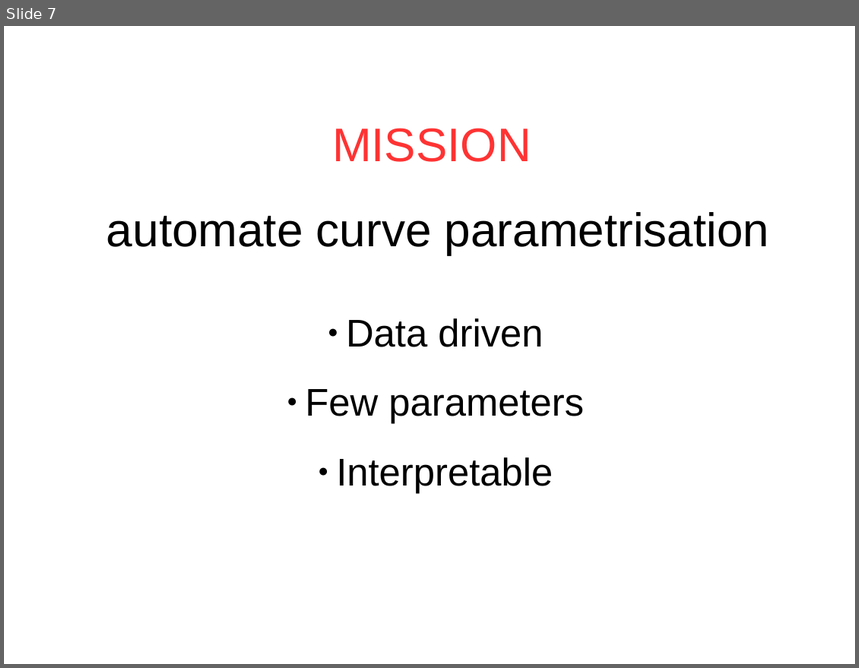
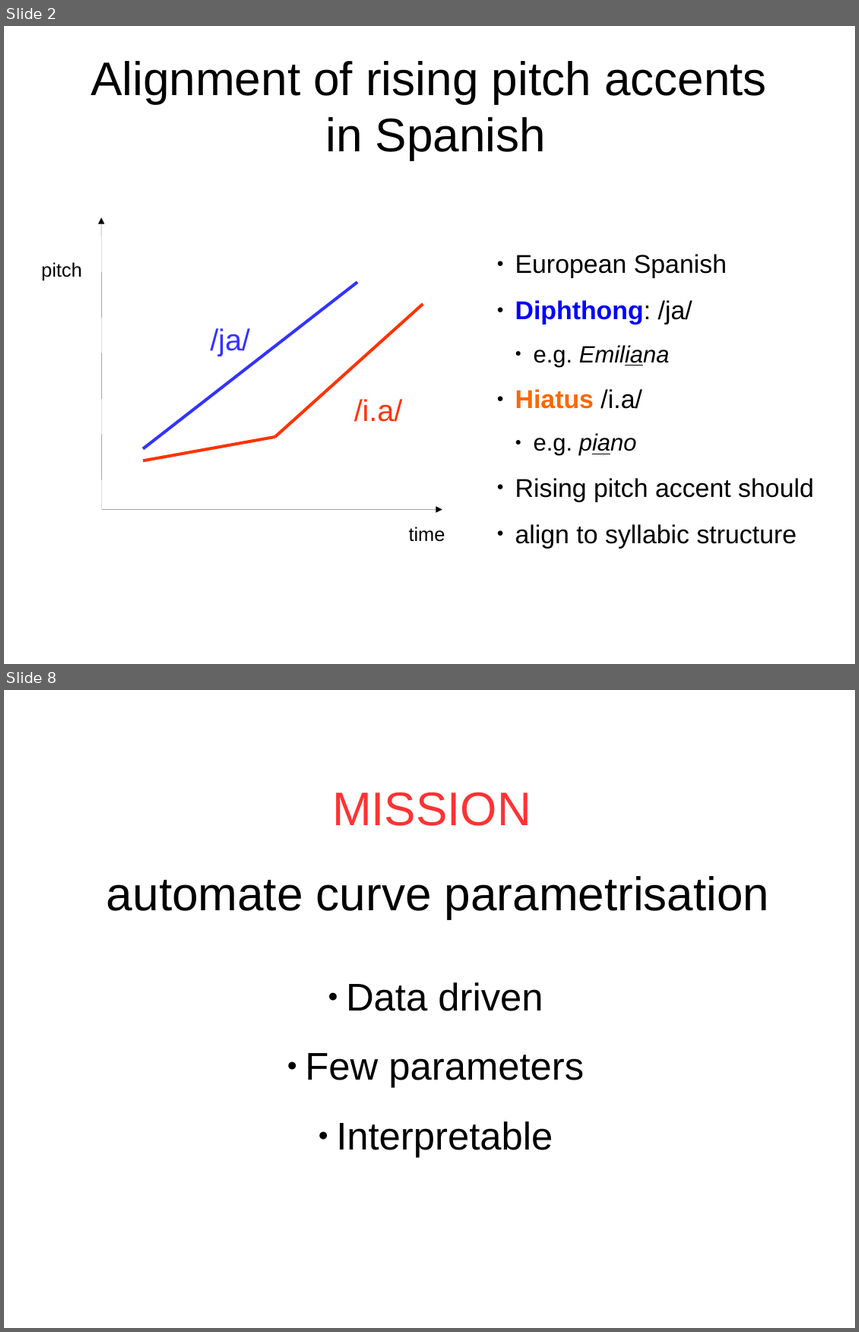
Before and after one commit to uasolo/FPCA-phonetics-workshop, a slide deck: presentations/FPCA-phonetics.odp. Shown one above the other, each under a label of ours: slide 7 before the commit, slides 2 and 8 after it; the slides between them are not shown. The pictures are 859x668 and 859x1332 pixels, drawn with LibreOffice and Linux fonts; fonts in the diff are those of the drawing. Boxes give left, top, right and bottom in pixels: in the first picture for what was removed or moved away, otherwise in the second. Text is boxed around its words. In the diff, an @@ line names an element or a change of style, - is before the commit and + after.

```diff
--- a/presentations/FPCA-phonetics.odp
+++ b/presentations/FPCA-phonetics.odp
@@ slide 2 added at (x1=4, y1=26, x2=855, y2=664), background #FFFFFF @@
@@ title added at (x1=91, y1=61, x2=767, y2=161), 44 pt, text #000000 @@
+Alignment of rising pitch accents
+in Spanish
@@ arrow added from (102, 509) to (101, 218), #000000 0 pt @@
@@ text added at (x1=41, y1=262, x2=82, y2=281), 18 pt, text #000000 @@
+pitch
@@ text added at (x1=515, y1=254, x2=814, y2=549), 24 pt, text #000000 @@
+● European Spanish
+● Diphthong: /ja/
+  ● e.g. Emiliana
+● Hiatus /i.a/
+  ● e.g. piano
+● Rising pitch accent should
+● align to syllabic structure
@@ line added from (143, 449) to (357, 282), #3333FF 2.83 pt @@
@@ line added from (275, 437) to (424, 304), #FF3300 2.83 pt @@
@@ text added at (x1=210, y1=328, x2=250, y2=357), 28 pt, text #3333FF @@
+/ja/
@@ text added at (x1=354, y1=399, x2=403, y2=422), 28 pt, text #FF3300 @@
+/i.a/
@@ line added from (143, 461) to (275, 437), #FF3300 2.83 pt @@
@@ arrow added from (102, 509) to (443, 509), #000000 0 pt @@
@@ text added at (x1=409, y1=527, x2=446, y2=542), 18 pt, text #000000 @@
+time
@@ what was slide 7 is now slide 8 @@
```
Also in this commit, not shown: 8 slides changed, 1 other slide added, 1 slide removed, 3 other files.
